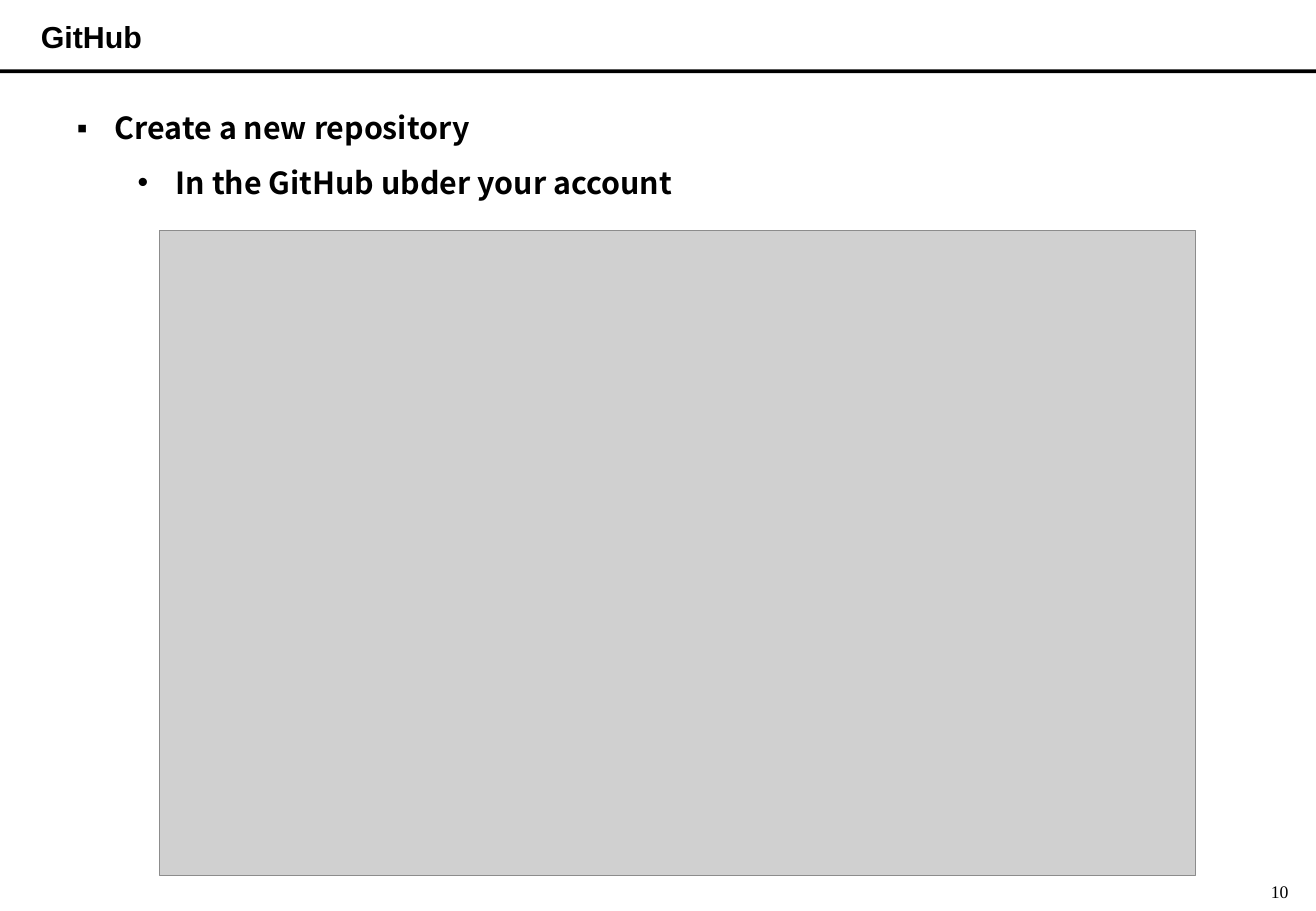
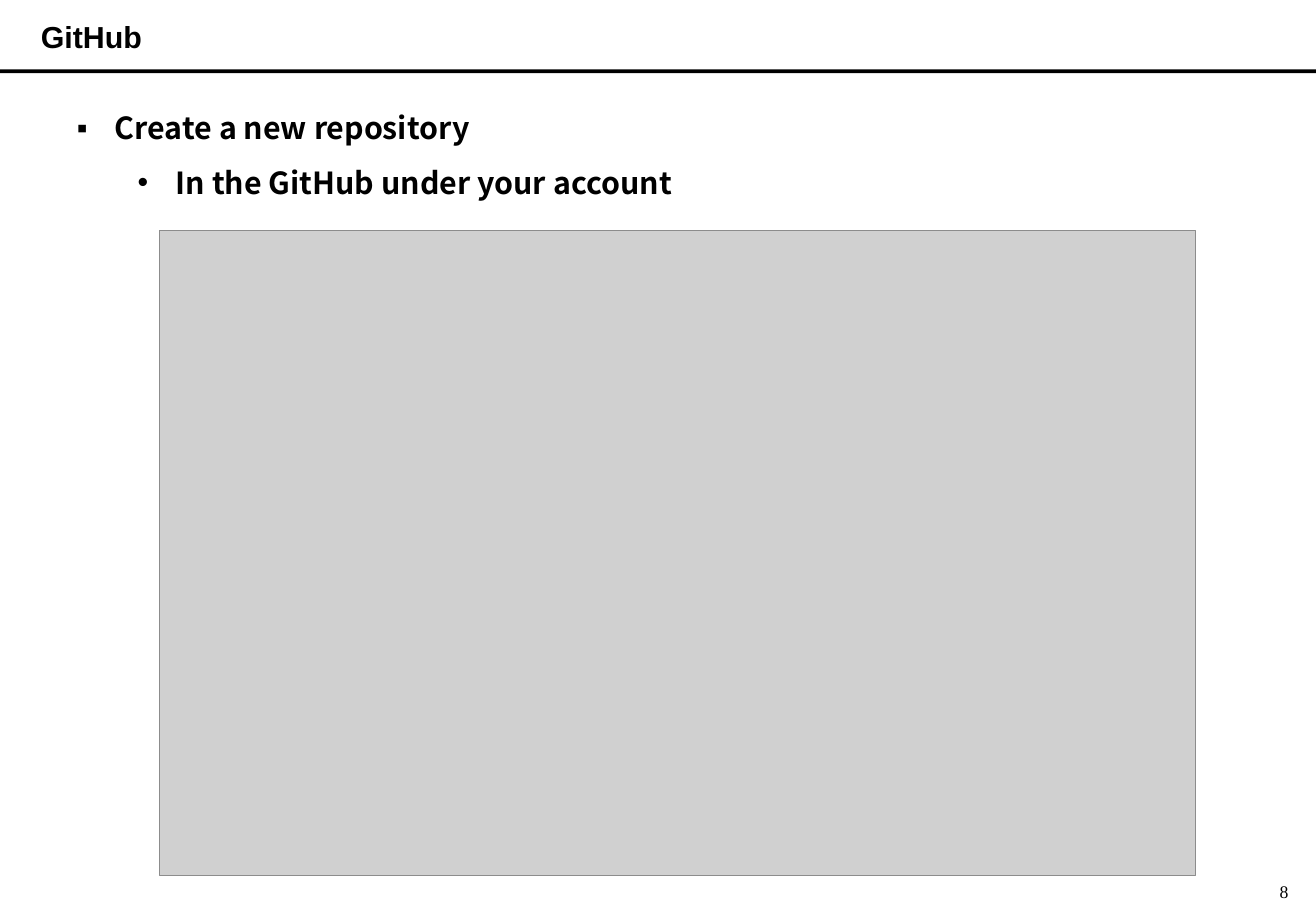
Before and after one commit to YoungJuRho/subject_SAD22, a slide deck: slide 8 of (02-2) GitHub.pptx (slide 10 before the commit). Drawn at 1316x911 pixels with LibreOffice and Linux fonts; fonts in the diff are those of the drawing; grey boxes stand for pictures. Boxes give left, top, right and bottom in pixels: in the first picture for what was removed or moved away, otherwise in the second. Text is boxed around its words. In the diff, an @@ line names an element or a change of style, - is before the commit and + after.

```diff
--- a/(02-2) GitHub.pptx
+++ b/(02-2) GitHub.pptx
@@ text at (176, 169, 672, 201): text changed @@
-  • In the GitHub ubder your account
+  • In the GitHub under your account
@@ page number at (1280, 886, 1289, 898): text changed @@
-10
+8
```
Also in this commit, not shown: 4 other slides changed, 1 slide added, 14 slides removed.
